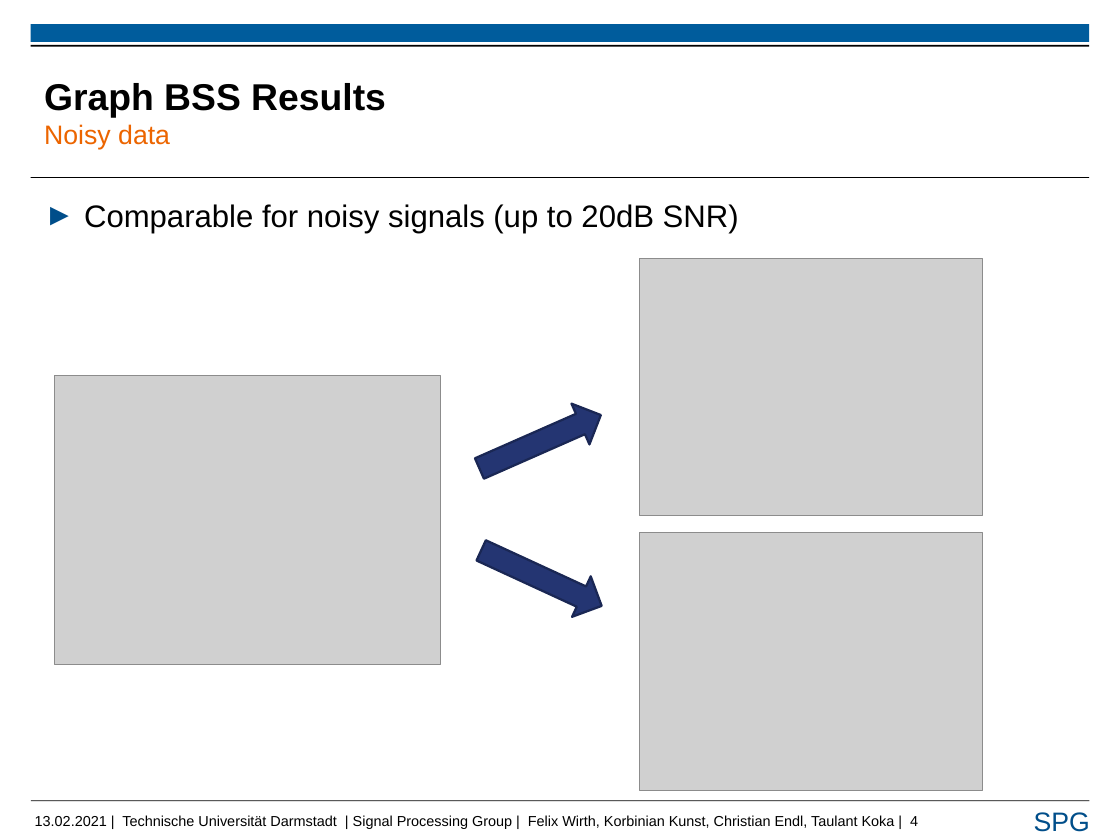
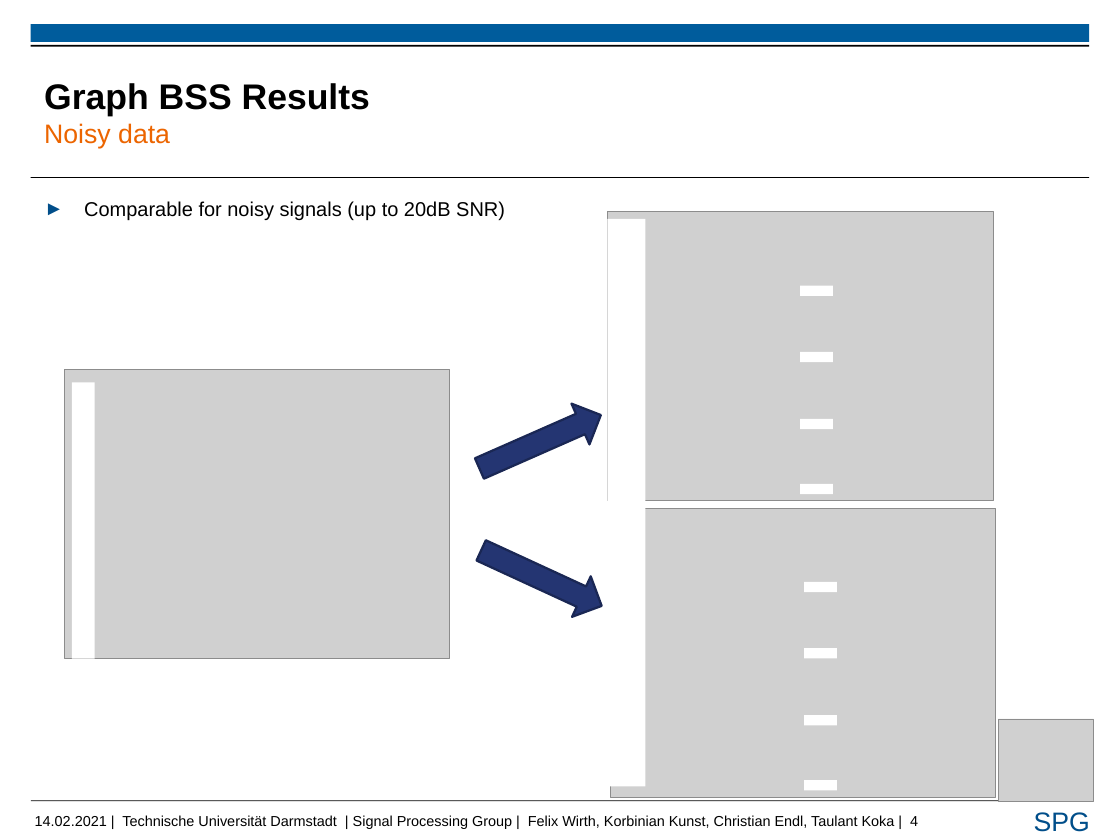
Before and after one commit to FelixUniDa/EEG-Project, a slide deck: slide 4 of Presentation/chris_pres_rsp.pptx. Drawn at 1120x840 pixels with LibreOffice and Linux fonts; fonts in the diff are those of the drawing; grey boxes stand for pictures; background and template pictures are left out. Boxes give left, top, right and bottom in pixels: in the first picture for what was removed or moved away, otherwise in the second. Text is boxed around its words. In the diff, an @@ line names an element or a change of style, - is before the commit and + after.

Commit message:
Chris+Taulant Präsi update

```diff
--- a/Presentation/chris_pres_rsp.pptx
+++ b/Presentation/chris_pres_rsp.pptx
@@ title "Graph BSS Results Noisy data" at [44, 83, 370, 148]: size 33.6 to 32 pt in "Graph BSS Results" @@
@@ text "Comparable for noisy signals (up ..." at [84, 201, 505, 220]: size 28 to 18 pt; less space between paragraphs @@
@@ picture: place and size @@
-picture at [639, 258, 982, 516]
+picture at [607, 211, 993, 501]
@@ rectangle added at [607, 219, 646, 786], fill #FFFFFF @@
@@ rectangle added at [800, 286, 833, 296], fill #FFFFFF @@
@@ rectangle added at [800, 352, 833, 362], fill #FFFFFF @@
@@ picture: place and size @@
-picture at [54, 375, 440, 665]
+picture at [64, 369, 450, 658]
@@ rectangle added at [72, 382, 95, 658], fill #FFFFFF @@
@@ rectangle added at [800, 419, 833, 430], fill #FFFFFF @@
@@ picture: place and size @@
-picture at [639, 533, 982, 790]
+picture at [610, 508, 996, 798]
@@ rectangle added at [800, 484, 833, 494], fill #FFFFFF @@
@@ rectangle added at [804, 582, 837, 592], fill #FFFFFF @@
@@ rectangle added at [804, 648, 837, 658], fill #FFFFFF @@
@@ rectangle added at [804, 715, 837, 726], fill #FFFFFF @@
@@ picture added at [998, 719, 1094, 802] @@
@@ rectangle added at [804, 780, 837, 790], fill #FFFFFF @@
@@ text at [35, 815, 918, 829]: text changed @@
-13.02.2021 | Technische Universität Darmstadt | Signal Processing Group | Felix Wirth, Korbinian Kunst, Christian Endl, Taulant Koka | 4
+14.02.2021 | Technische Universität Darmstadt | Signal Processing Group | Felix Wirth, Korbinian Kunst, Christian Endl, Taulant Koka | 4
```
Also in this commit, not shown: 20 other slides changed, 1 other file.
